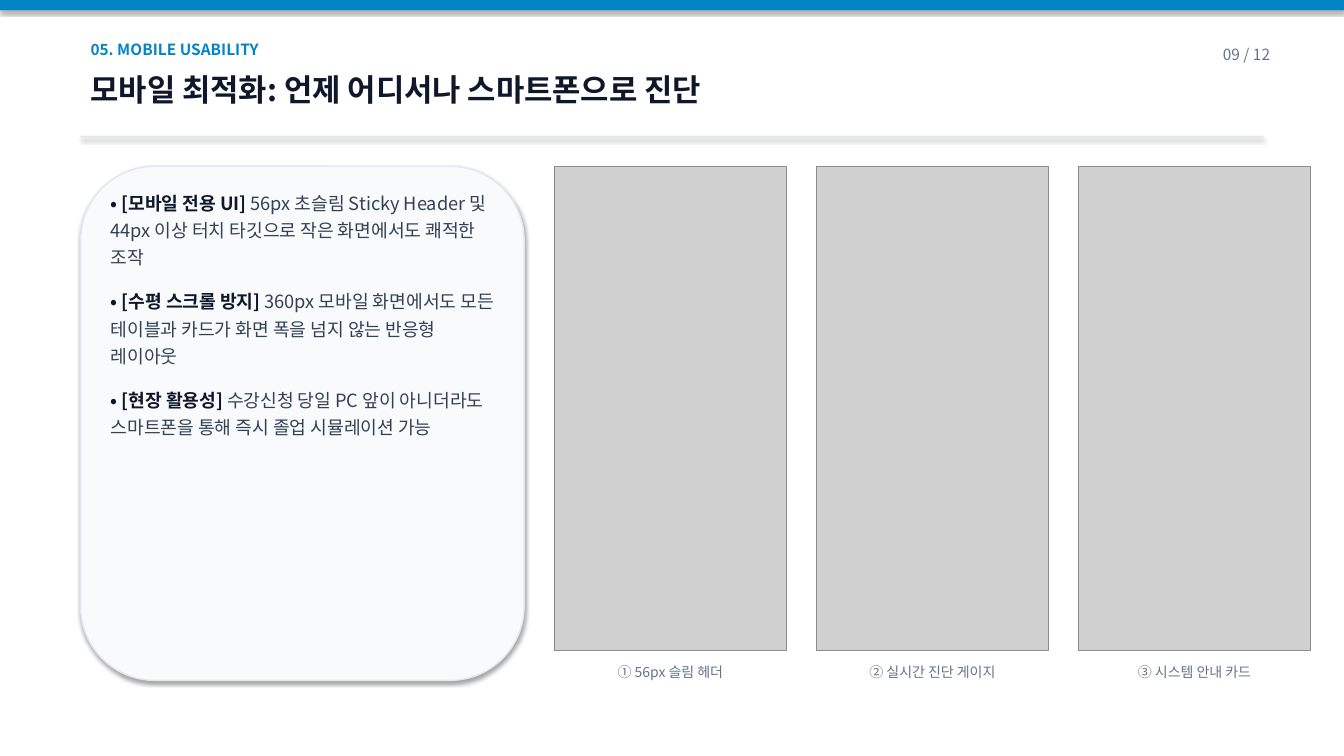
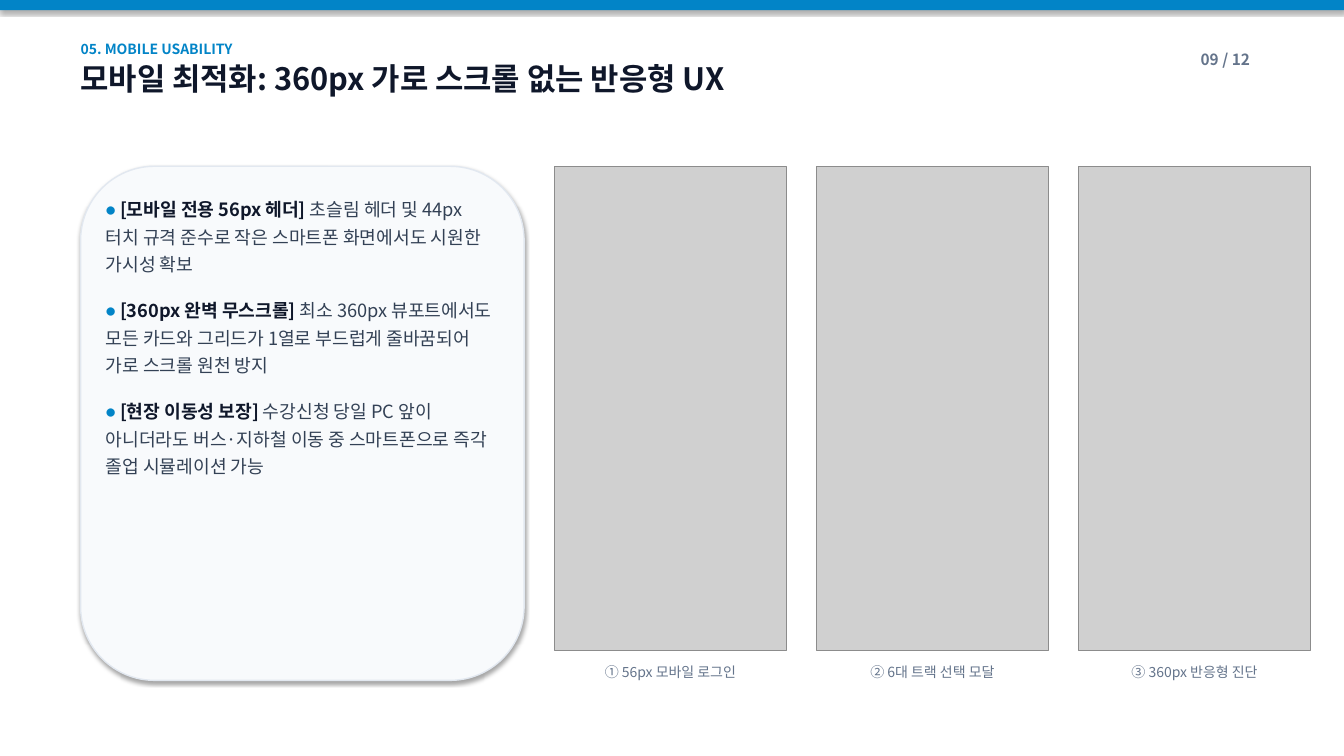
Before and after one commit to grantfenix/hallym-grad-simulator, a slide deck: slide 9 of docs/hallym_grad_simulator_presentation.pptx. Drawn at 1344x756 pixels with LibreOffice and Linux fonts; fonts in the diff are those of the drawing; grey boxes stand for pictures. Boxes give left, top, right and bottom in pixels: in the first picture for what was removed or moved away, otherwise in the second. Text is boxed around its words. In the diff, an @@ line names an element or a change of style, - is before the commit and + after.

```diff
--- a/docs/hallym_grad_simulator_presentation.pptx
+++ b/docs/hallym_grad_simulator_presentation.pptx
@@ text at [81, 43, 725, 97]: text changed @@
-모바일 최적화: 언제 어디서나 스마트폰으로 진단
+05. MOBILE USABILITY
+모바일 최적화: 360px 가로 스크롤 없는 반응형 UX
@@ text removed at [91, 43, 259, 56] @@
-05. MOBILE USABILITY
@@ text "09 / 12" at [1201, 53, 1250, 65]: bold on @@
@@ rectangle removed at [81, 136, 1263, 137] @@
@@ text at [106, 200, 491, 475]: text changed @@
-• [모바일 전용 UI] 56px 초슬림 Sticky Header 및 44px 이상 터치 타깃으로 작은 화면에서도 쾌적한 조작
-• [수평 스크롤 방지] 360px 모바일 화면에서도 모든 테이블과 카드가 화면 폭을 넘지 않는 반응형 레이아웃
-• [현장 활용성] 수강신청 당일 PC 앞이 아니더라도 스마트폰을 통해 즉시 졸업 시뮬레이션 가능
+• [모바일 전용 56px 헤더] 초슬림 헤더 및 44px 터치 규격 준수로 작은 스마트폰 화면에서도 시원한 가시성 확보
+• [360px 완벽 무스크롤] 최소 360px 뷰포트에서도 모든 카드와 그리드가 1열로 부드럽게 줄바꿈되어 가로 스크롤 원천 방지
+• [현장 이동성 보장] 수강신청 당일 PC 앞이 아니더라도 버스·지하철 이동 중 스마트폰으로 즉각 졸업 시뮬레이션 가능
@@ text at [605, 665, 736, 680]: text changed @@
-① 56px 슬림 헤더
+① 56px 모바일 로그인
@@ text at [870, 665, 995, 678]: text changed @@
-② 실시간 진단 게이지
+② 6대 트랙 선택 모달
@@ text at [1131, 665, 1258, 680]: text changed @@
-③ 시스템 안내 카드
+③ 360px 반응형 진단
```
Also in this commit, not shown: 7 other slides changed, 4 slides added, 4 slides removed, 8 other files.
